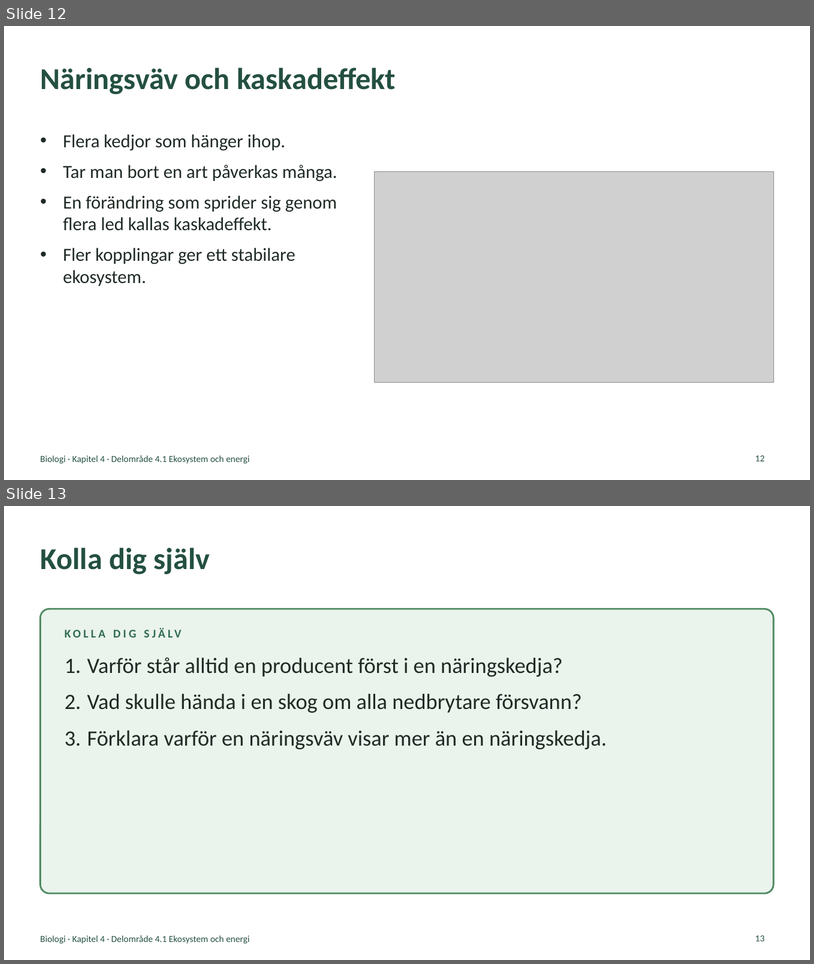
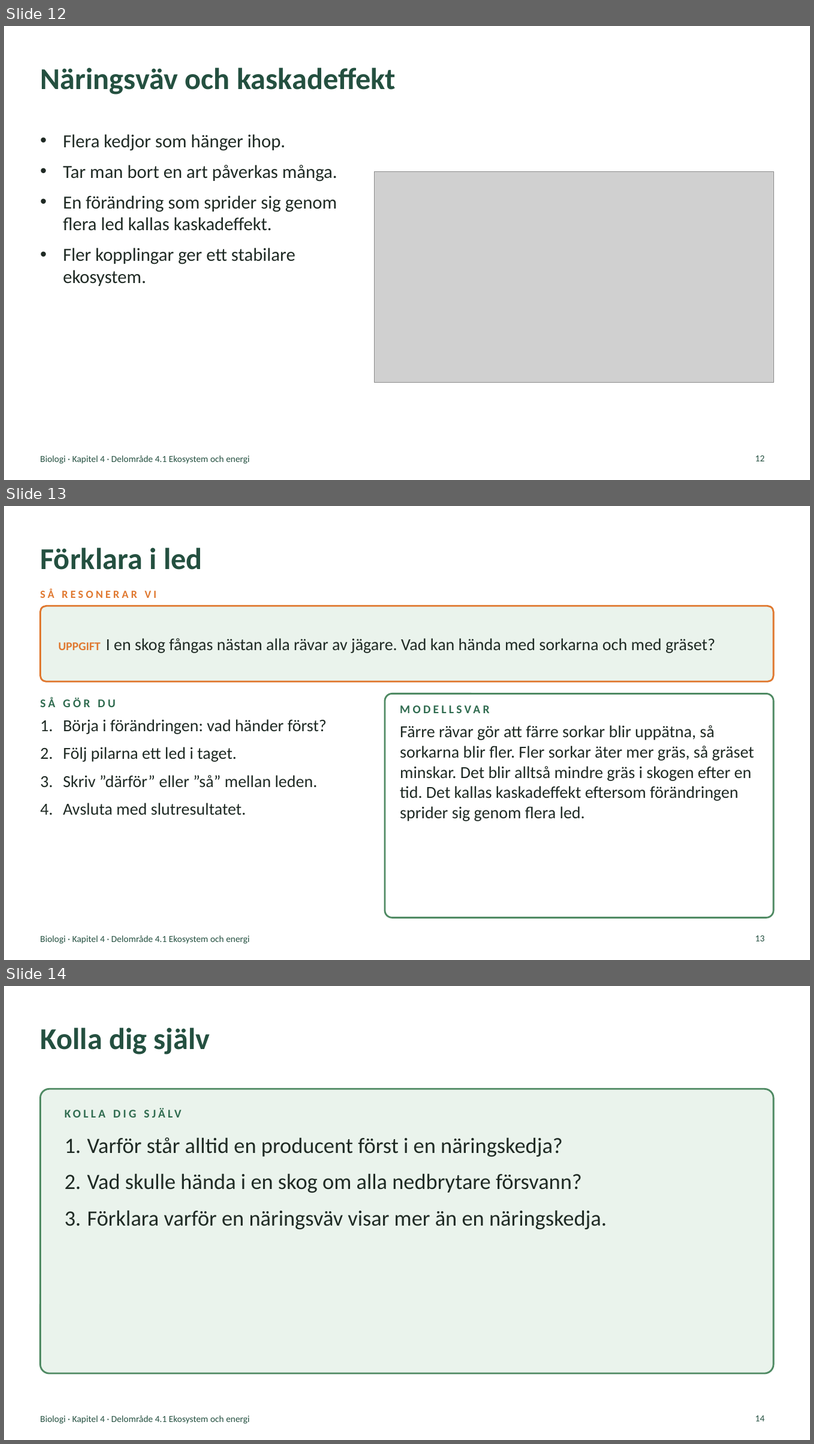
Before and after one commit to sweviktor95/pluggis, a slide deck: planering/biologi-omrade4/biologi-4-1-ekosystem-och-energi.pptx. Shown one above the other, each under a label of ours: slides 12 and 13 before the commit, slides 12, 13 and 14 after it. The pictures are 814x964 and 814x1444 pixels, drawn with LibreOffice and Linux fonts; fonts in the diff are those of the drawing; grey boxes stand for pictures. Boxes give left, top, right and bottom in pixels: in the first picture for what was removed or moved away, otherwise in the second. Text is boxed around its words. In the diff, an @@ line names an element or a change of style, - is before the commit and + after.

```diff
--- a/planering/biologi-omrade4/biologi-4-1-ekosystem-och-energi.pptx
+++ b/planering/biologi-omrade4/biologi-4-1-ekosystem-och-energi.pptx
@@ slide 13 added at <box>4,506,810,960</box>, background #FFFFFF; not listed: 1 template element that a slide beside it also shows @@
@@ title added at <box>40,547,203,570</box>, 36 pt, text #245040, bold @@
+Förklara i led
@@ text added at <box>40,589,157,598</box>, 13 pt, text #E0782F, bold @@
+SÅ RESONERAR VI
@@ rounded rectangle added at <box>40,606,774,681</box>, fill #EAF3EC, outline #E0782F 2 pt @@
@@ text added at <box>59,638,716,653</box>, 20 pt, text #1F2A24 @@
+UPPGIFT I en skog fångas nästan alla rävar av jägare. Vad kan hända med sorkarna och med gräset?
@@ text added at <box>40,697,115,707</box>, 14 pt, text #2F6B4F, bold @@
+SÅ GÖR DU
@@ rounded rectangle added at <box>385,694,774,918</box>, fill #FFFFFF, outline #4F8A63 2 pt @@
@@ text added at <box>400,700,642,718</box>, 14 pt, text #2F6B4F, bold @@
+MODELLSVAR
@@ text added at <box>63,719,327,814</box>, 20 pt, text #1F2A24 @@
+1. Börja i förändringen: vad händer först?
+2. Följ pilarna ett led i taget.
+3. Skriv ”därför” eller ”så” mellan leden.
+4. Avsluta med slutresultatet.
@@ text added at <box>400,725,755,821</box>, 20 pt, text #1F2A24 @@
+Färre rävar gör att färre sorkar blir uppätna, så sorkarna blir fler. Fler sorkar äter mer gräs, så gräset minskar. Det blir alltså mindre gräs i skogen efter en tid. Det kallas kaskadeffekt eftersom förändringen sprider sig genom flera led.
@@ page number added at <box>756,935,765,941</box>, 11 pt, text #245040 @@
+13
@@ what was slide 13 is now slide 14 @@
@@ page number at <box>756,1415,765,1421</box>: text changed @@
-13
+14
```
Also in this commit, not shown: 1 other slide added, 8 other files.
